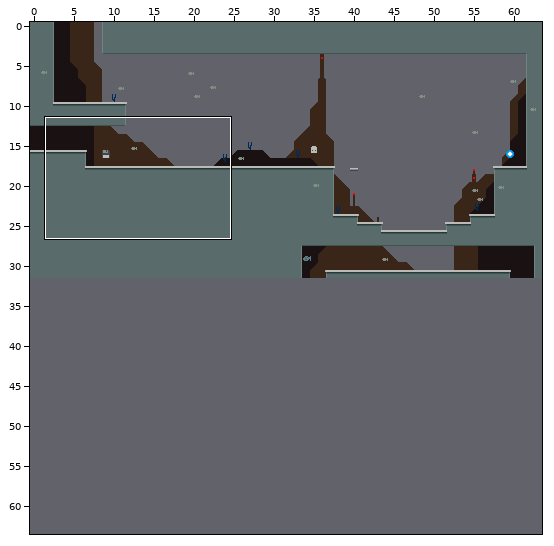
Tiled map (JSON), stored at tiled/maps/3-9.json. The picture above shows the old version from afar; the outline marks the close-up.
Close-up. As it was:
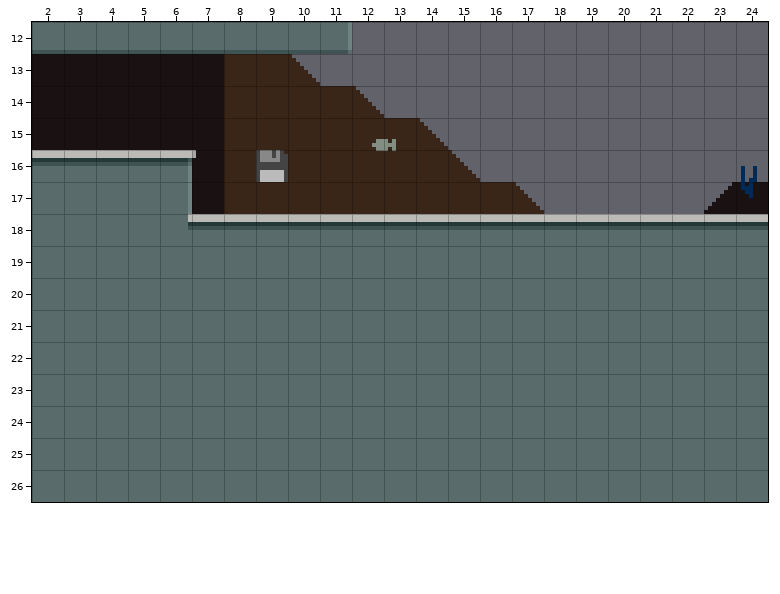
Cells are 8x8 px. Shown: x 2..24, y 12..26. The commit also changed other parts of the map, which this record leaves out.
Now the later version:
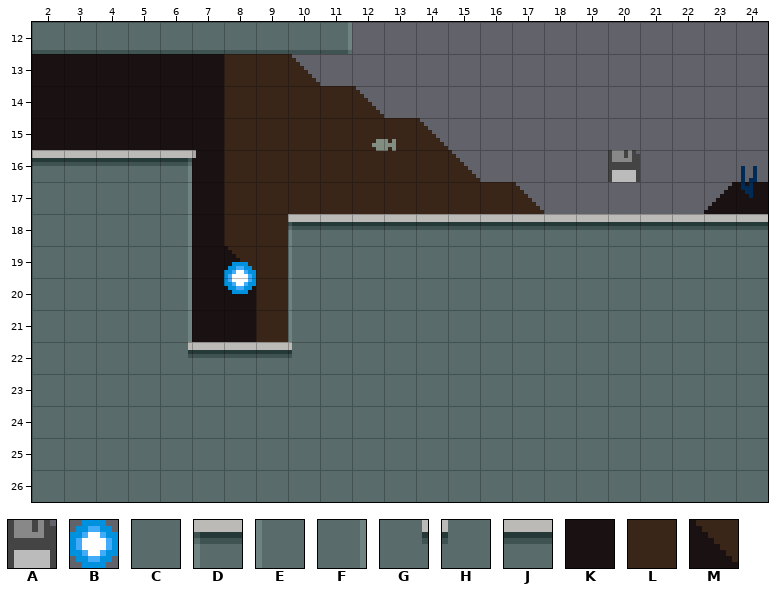
Key: from "objects": A 5, B 14; from "tileset": C 136, D 137, E 140, F 141, G 142, H 143, J 144, K 160, L 161, M 180.
_ is an empty cell.
Objects are placed by their top-left corner, in cells (3,4 is the top-left corner of cell 3,4); size is 1x1 cell unless given.
The exact change:
Layer "main":
y 18: x 6..10 GJJJJ -> FKLLD
y 19: x 6..10 CCCCC -> FKMLE
y 20..21: x 6..10 CCCCC -> FKKLE
y 22: x 6..10 CCCCC -> GJJJH
Layer "objects":
changed: A at 9,16 -> A at 20,16
changed: outside this view -> B at 8,19.5
Changed places in both close-ups, as pixel boxes (x1, y1, x2, y2):
old place: (256, 150, 288, 182)
new place: (608, 150, 640, 182)
changed: (188, 214, 292, 358)
